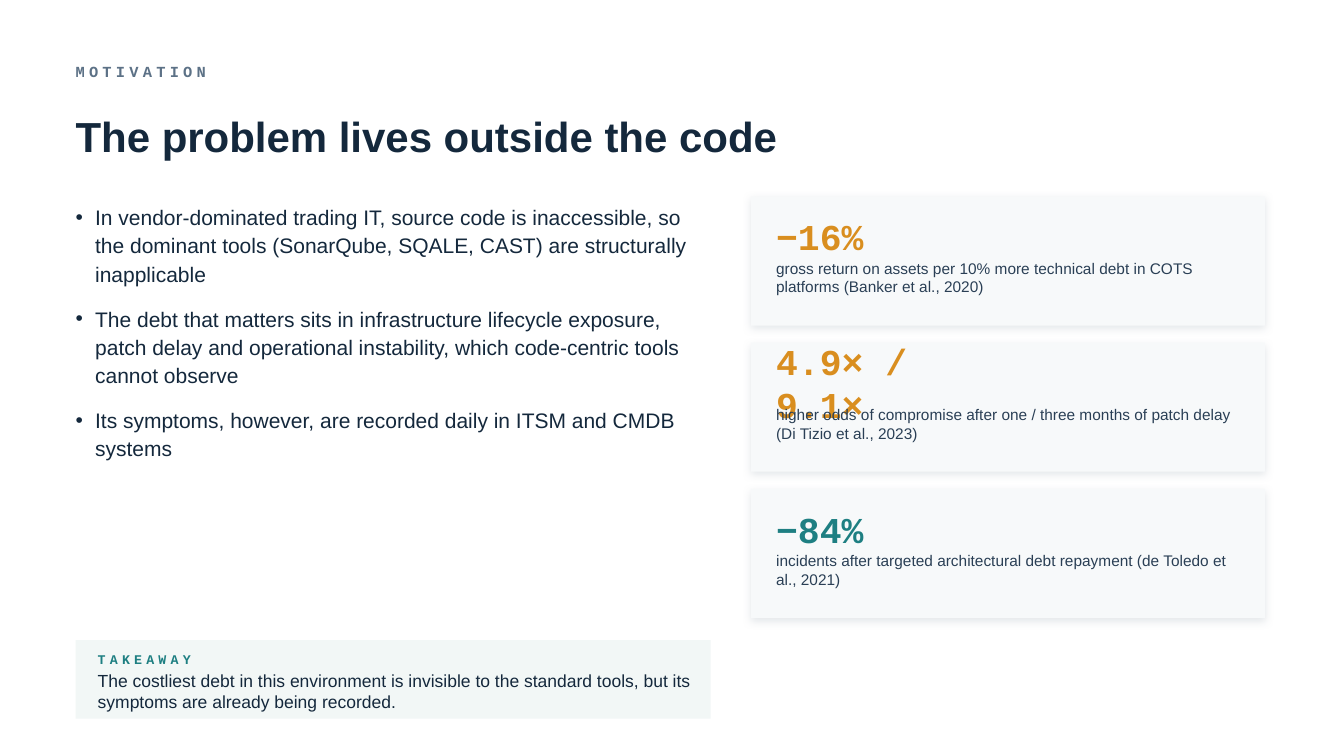
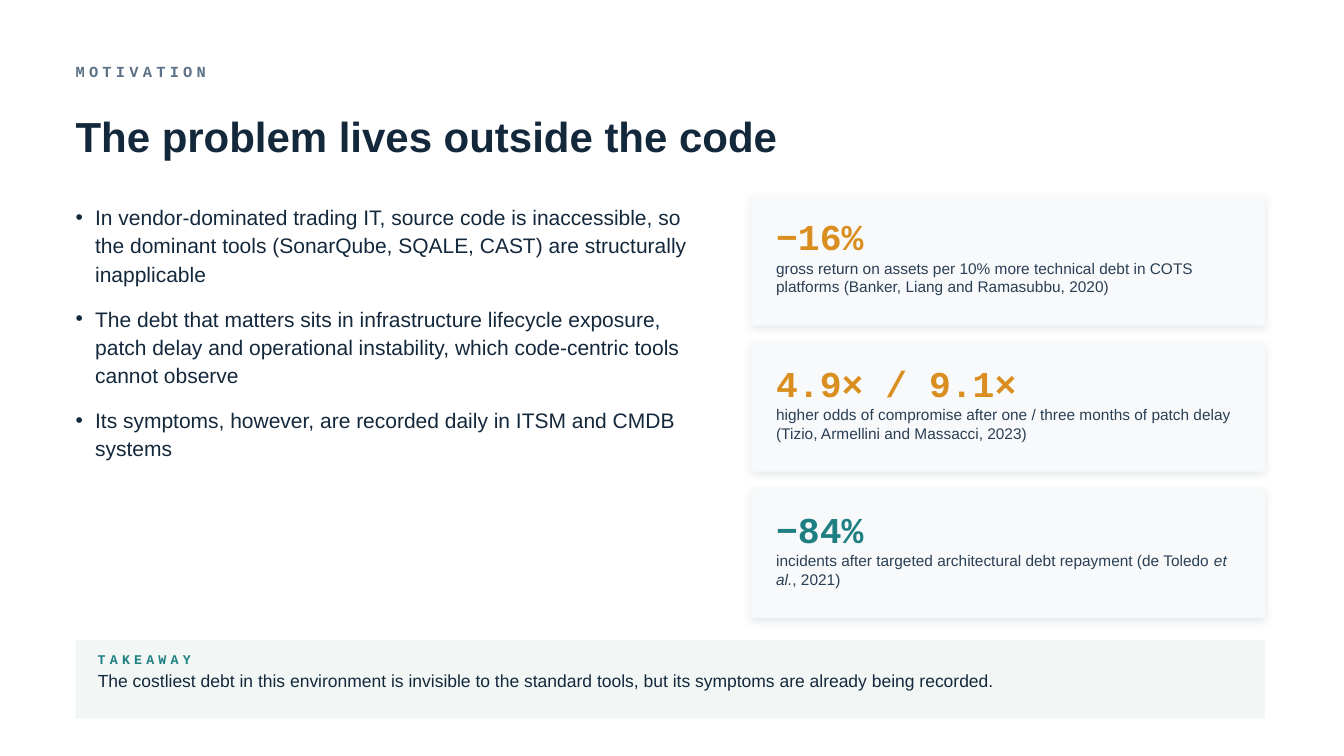
Before and after one commit to TobiZeier/MScProject, a slide deck: slide 2 of presentation/defense.pptx. Drawn at 1344x756 pixels with LibreOffice and Linux fonts; fonts in the diff are those of the drawing. Boxes give left, top, right and bottom in pixels: in the first picture for what was removed or moved away, otherwise in the second. Text is boxed around its words. In the diff, an @@ line names an element or a change of style, - is before the commit and + after.

```diff
--- a/presentation/defense.pptx
+++ b/presentation/defense.pptx
@@ text at box(776, 263, 1193, 295): text changed @@
-gross return on assets per 10% more technical debt in COTS platforms (Banker et al., 2020)
+gross return on assets per 10% more technical debt in COTS platforms (Banker, Liang and Ramasubbu, 2020)
@@ text "4.9× / 9.1×" rewrapped from box(776, 350, 863, 429) to box(776, 372, 1016, 398) @@
@@ text at box(776, 409, 1230, 442): text changed @@
-higher odds of compromise after one / three months of patch delay (Di Tizio et al., 2023)
+higher odds of compromise after one / three months of patch delay (Tizio, Armellini and Massacci, 2023)
@@ text "incidents after targeted architectural debt ..." at box(776, 555, 1227, 588): italic on in "et al.," @@
@@ rectangle: place and size @@
-rectangle at box(76, 640, 711, 719)
+rectangle at box(76, 640, 1265, 719)
@@ text "The costliest debt in this ..." rewrapped from box(98, 674, 690, 712) to box(98, 674, 993, 691) @@
```
Also in this commit, not shown: 15 other slides changed, 19 other files.
